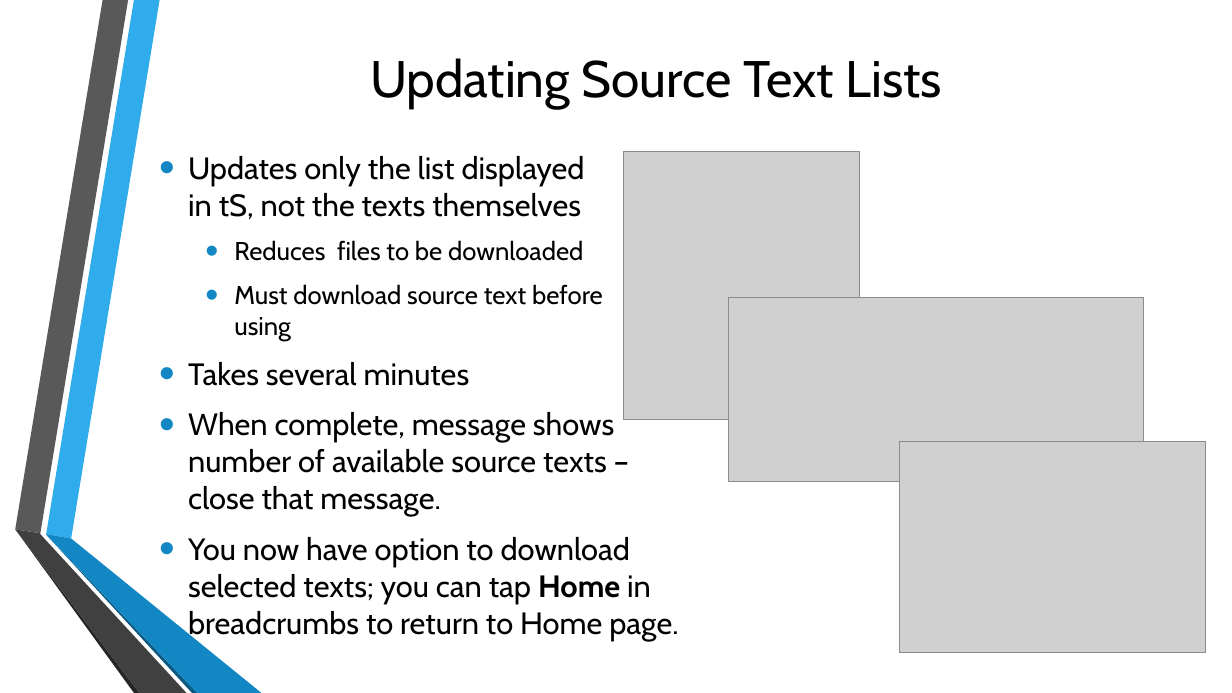
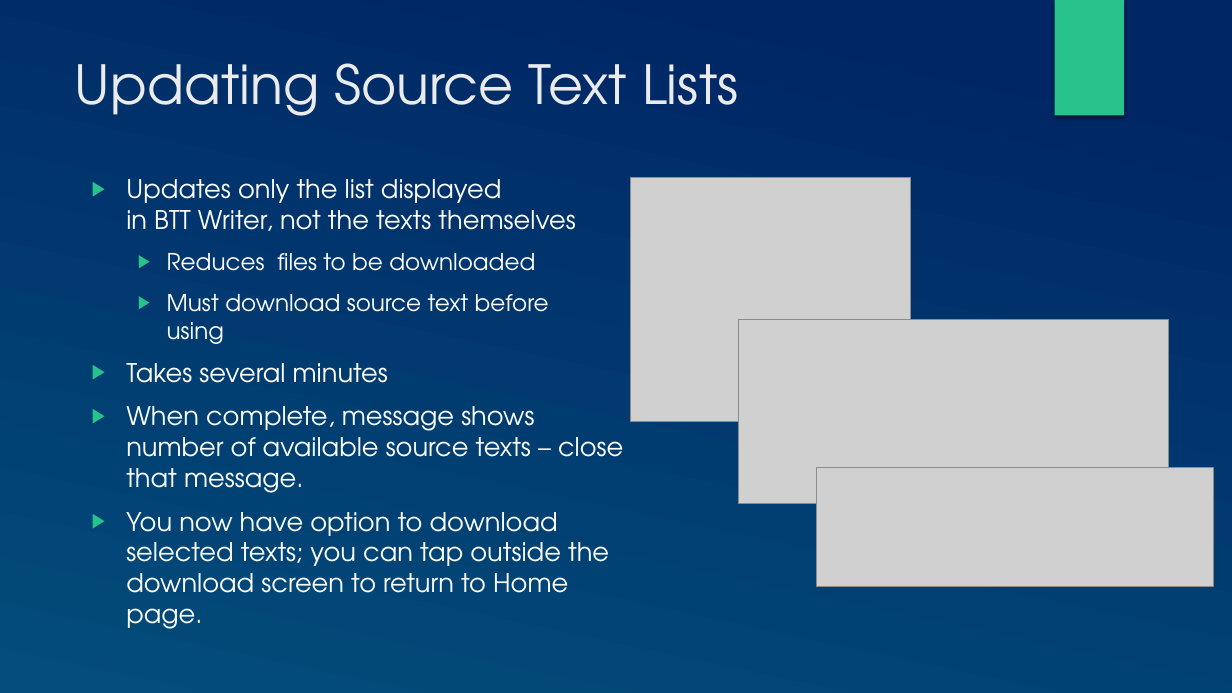
Before and after one commit to mondele/btt-writer-docs, a slide deck: slide 4 of docs/AUpdate.pptx. Drawn at 1232x693 pixels with LibreOffice and Linux fonts; fonts in the diff are those of the drawing; grey boxes stand for pictures; background and template pictures are left out. Boxes give left, top, right and bottom in pixels: in the first picture for what was removed or moved away, otherwise in the second. Text is boxed around its words. In the diff, an @@ line names an element or a change of style, - is before the commit and + after.

```diff
--- a/docs/AUpdate.pptx
+++ b/docs/AUpdate.pptx
@@ background picture (left out) to gradient #002664 to #024E7B @@
@@ rectangle added at [1055, 0, 1124, 116], fill #28C28C @@
@@ title "Updating Source Text Lists": place and size @@
-title "Updating Source Text Lists" at [370, 58, 942, 108]
+title "Updating Source Text Lists" at [75, 63, 738, 116]
@@ title "Updating Source Text Lists" at [75, 63, 738, 116]: size 40 to 42 pt, font Cabin to TeX Gyre Adventor, text colour #000000 to #EBEBEB; alignment centre to left; vertical alignment middle to top @@
@@ text "Updates only the list displayed ...": place and size @@
-text "Updates only the list displayed ..." at [188, 156, 678, 641]
+text "Updates only the list displayed ..." at [126, 179, 623, 593]
@@ text at [126, 179, 575, 231]: text changed; size 24 to 20 pt; font Cabin to TeX Gyre Adventor; text colour #000000 to #FFFFFF @@
-• Updates only the list displayed
-  in tS, not the texts themselves
+▶ Updates only the list displayed
+  in BTT Writer, not the texts themselves
@@ picture: place and size @@
-picture at [624, 152, 860, 421]
+picture at [631, 177, 911, 421]
@@ text at [126, 253, 623, 493]: size 20 to 18 pt in "Reduces files to be downloaded", "Must download source text before using"; font Cabin to TeX Gyre Adventor, text colour #000000 to #FFFFFF in "Reduces files to be downloaded", "Must download source text before using", "Takes several minutes", "When complete, message shows number of available ..."; size 24 to 20 pt in "Takes several minutes", "When complete, message shows number of available ..."; bullet • to ▶; bullet colour #1287C3 to #28C28C @@
@@ picture: place and size @@
-picture at [728, 298, 1143, 482]
+picture at [738, 320, 1168, 504]
@@ picture removed at [900, 441, 1206, 653] @@
@@ picture added at [817, 468, 1214, 587] @@
@@ group removed at [15, 0, 262, 693]: 6 freeform shapes @@
@@ text at [126, 512, 609, 593]: text changed; size 24 to 20 pt; font Cabin to TeX Gyre Adventor; text colour #000000 to #FFFFFF @@
-• You now have option to download selected texts; you can tap Home in breadcrumbs to return to Home page.
+▶ You now have option to download selected texts; you can tap outside the download screen to return to Home page.
```
Also in this commit, not shown: 9 other slides changed, 17 other files.
